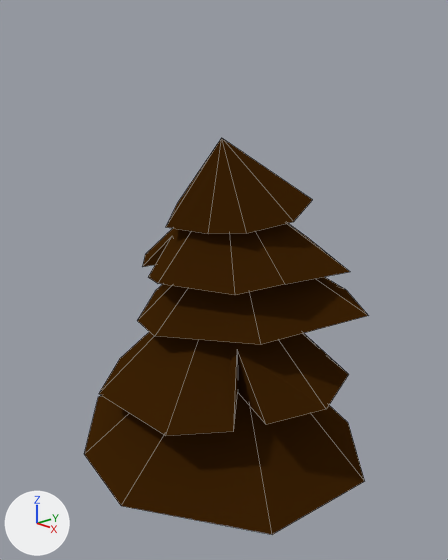
Renders of the Blender file SourceArt/Tree.blend from each side of a commit.
The view is the same before and after, from a camera (50 mm lens) standing at (3.2, -3.05, 3.27) and looking at (-0.03, -0.06, 1.85). Every picture has the same lights, and +X, +Y and +Z are marked at lower left. Mesh edges are drawn as thin lines.

Before the edit, the objects in view are built like this:
```python
me_cube = bpy.data.meshes.new('Cube')
me_cube.from_pydata(...)  # 82 vertices, 63 faces; spans x -1.09..1.08, y -1.21..1.05, z -0.16..2.89
me_cube.materials.append(mat_material_005)  # brown #3f2406
ob_cube = bpy.data.objects.new('Cube', me_cube)
ob_cube.location = (0.0, 0.0, 0.0)
```
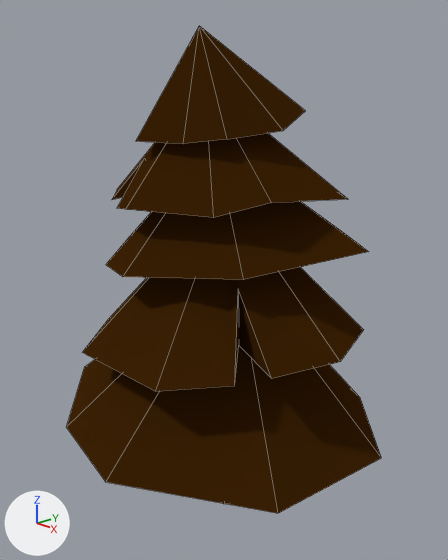
Where the change shows, as pixel boxes (x1, y1, x2, y2) in the pictures (448 x 560 px; the box of a moved part takes in the faces that stretch with it):
```json
{"object": "Cube", "change": "reshaped, moved, rescaled", "before": [84, 138, 368, 534], "after": [67, 26, 381, 513], "on screen": "11% wider, 23% taller"}
{"part": 1, "of": "me_cube", "change": "moved or reshaped", "before": [142, 223, 350, 295], "after": [112, 133, 348, 218]}
{"part": 2, "of": "me_cube", "change": "moved or reshaped", "before": [166, 138, 313, 234], "after": [136, 26, 305, 144]}
{"part": 3, "of": "me_cube", "change": "moved or reshaped", "before": [137, 277, 368, 345], "after": [106, 201, 369, 280]}
```

Scene script edits in JSON lines:
```json
{"block": "me_cube", "where": "me_cube.from_pydata(...)  # 82 vertices, 63 faces; spans x -1.09..1.08, y -1.21..1.05, z -0.16..2.89"}
{"block": "me_cube", "where": "# used by ob_cube; location = (0.0, 0.0, 0.0)"}
{"block": "me_cube", "change": "me_cube part 1: the loose piece of 14 vertices spanning x -0.74..0.73, y -0.66..0.75, z 1.91..2.6 is moved by (-0.06, -0.11, 0.0)"}
{"block": "me_cube", "change": "me_cube part 2: the loose piece of 14 vertices spanning x -0.55..0.5, y -0.47..0.52, z 2.29..2.89 is moved by (-0.06, -0.11, 0.0)"}
{"block": "me_cube", "change": "me_cube part 3: the loose piece of 14 vertices spanning x -0.73..0.94, y -0.71..0.84, z 1.57..2.29 is moved by (-0.06, -0.11, 0.0)"}
{"op": "set", "path": "ob_cube.location", "old": "(0.0, 0.0, 0.0)", "new": "(0.0, 0.0, 0.13)"}
{"op": "set", "path": "ob_cube.scale", "old": "(1.0, 1.0, 1.0)", "new": "(1.09, 1.09, 1.2)"}
```
